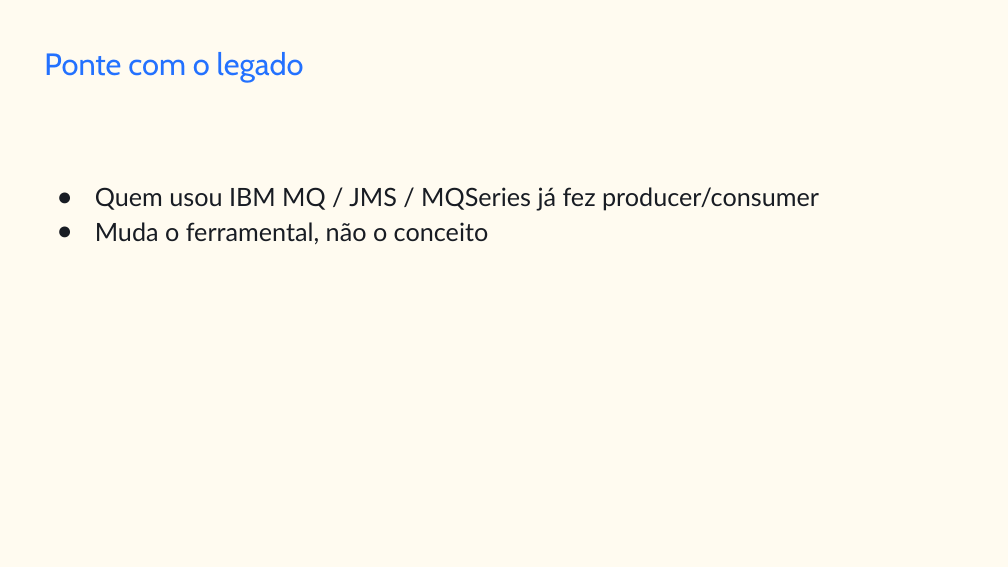
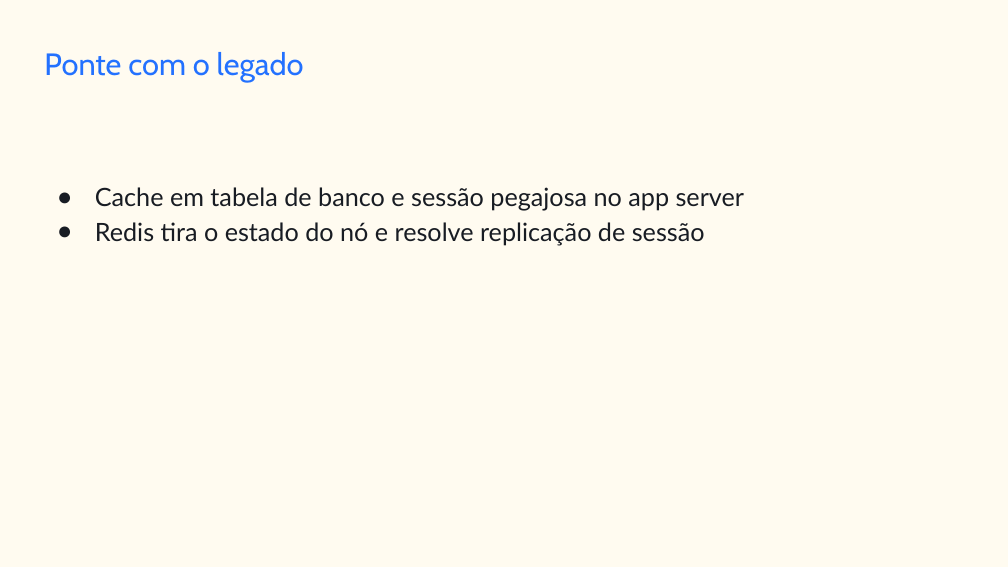
Before and after one commit to jessehaniel85/1705-be-jv-010, a slide deck: slide 4 of plano-de-aulas/aula-04-slides.pptx. Drawn at 1008x567 pixels with LibreOffice and Linux fonts; fonts in the diff are those of the drawing. Boxes give left, top, right and bottom in pixels: in the first picture for what was removed or moved away, otherwise in the second. Text is boxed around its words. In the diff, an @@ line names an element or a change of style, - is before the commit and + after.

```diff
--- a/plano-de-aulas/aula-04-slides.pptx
+++ b/plano-de-aulas/aula-04-slides.pptx
@@ text at <box>95,187,745,245</box>: text changed @@
-● Quem usou IBM MQ / JMS / MQSeries já fez producer/consumer
-● Muda o ferramental, não o conceito
+● Cache em tabela de banco e sessão pegajosa no app server
+● Redis tira o estado do nó e resolve replicação de sessão
```
Also in this commit, not shown: 6 other slides changed, 15 other files.
